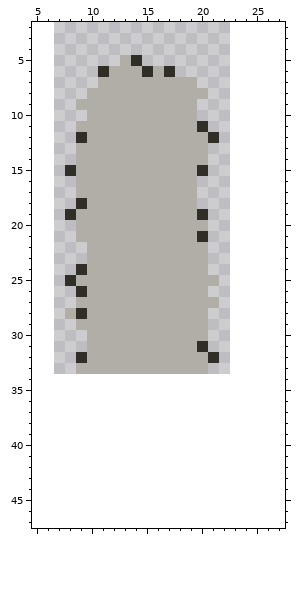
Pixel-art file -- support/props/desert-entry-2.aseprite. That is the earlier state.
16x32 pixels, 1 frame. Shown: x 5..27, y 2..47. The old version is drawn lined up with the new one, on the new canvas.
After:
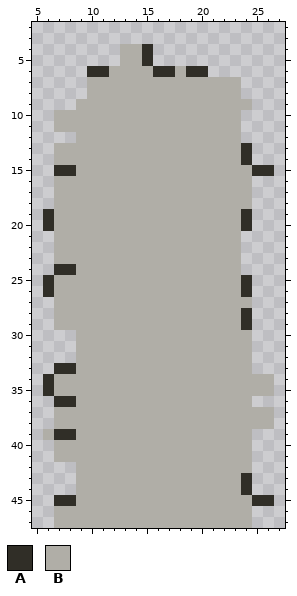
Palette (. is transparent): A #302e27  B #b0aea7
Change:
canvas 16x32 -> 32x48, the old top-left corner now at 7,2
There is now colour A in rows 4 to 5 at x 15; in row 6 at x 10 and 19 to 20; in rows 13 to 14 at x 24; in row 15 at x 7 and 25 to 26; in rows 19 to 20 at x 6 and 24; in row 24 at x 7 to 8.
There is now colour A in rows 25 to 26 at x 6 and 24; in rows 28 to 29 at x 24; in row 33 at x 7 to 8; in rows 34 to 35 at x 6; in row 36 at x 7 to 8; in row 39 at x 7 to 8.
There is now colour A in rows 43 to 44 at x 24; in row 45 at x 7 to 8 and 25 to 26.
The edit turns colour B into colour A in row 6 at x 16.
There is now colour B in row 4 at x 13 to 14; in row 6 at x 18; in row 7 at x 10 and 20 to 23; in row 8 at x 21 to 23; in row 9 at x 20 to 24; in row 10 at x 7 to 9 and 20 to 23.
There is now colour B in row 11 at x 7 to 8 and 21 to 23; in row 12 at x 22 to 23; in rows 13 to 14 at x 7 to 8 and 21 to 23; in row 15 at x 21 to 24; in rows 16 to 18 at x 7 to 8 and 20 to 24; in row 19 at x 7 and 21 to 23.
There is now colour B in rows 20 to 21 at x 7 to 8 and 21 to 23; in rows 22 to 23 at x 7 to 9 and 21 to 23; in row 24 at x 21 to 23; in row 25 at x 7 and 22 to 23; in row 26 at x 7 to 8 and 21 to 23; in row 27 at x 7 to 8 and 22 to 24.
There is now colour B in row 28 at x 7 and 21 to 23; in row 29 at x 7 to 8 and 21 to 23; in rows 30 to 31 at x 9 and 21 to 24; in row 32 at x 22 to 24; in row 33 at x 21 to 24; in rows 34 to 35 at x 7 to 26.
There is now colour B in row 36 at x 9 to 24; in rows 37 to 38 at x 7 to 26; in row 39 at x 6 and 9 to 24; in rows 40 to 41 at x 7 to 24; in row 42 at x 9 to 24; in rows 43 to 44 at x 9 to 23.
There is now colour B in row 45 at x 9 to 24; in rows 46 to 47 at x 7 to 24.
The edit turns colour A into colour B in row 5 at x 14; in row 6 at x 15; in row 11 at x 20; in row 12 at x 9 and 21; in row 15 at x 20; in row 18 at x 9.
The edit turns colour A into colour B in row 19 at x 8 and 20; in row 21 at x 20; in row 24 at x 9; in row 25 at x 8; in row 26 at x 9; in row 28 at x 9.
The edit turns colour A into colour B in row 31 at x 20; in row 32 at x 9 and 21.
Where, in picture pixels (left, top, right, bottom), the same in both pictures:
changed: (43, 44, 274, 528)
